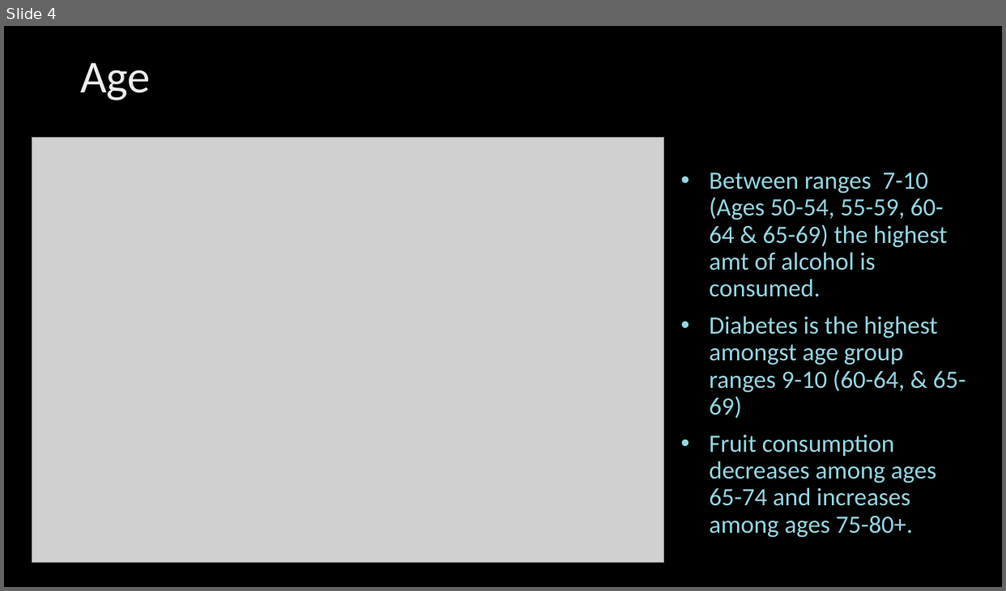
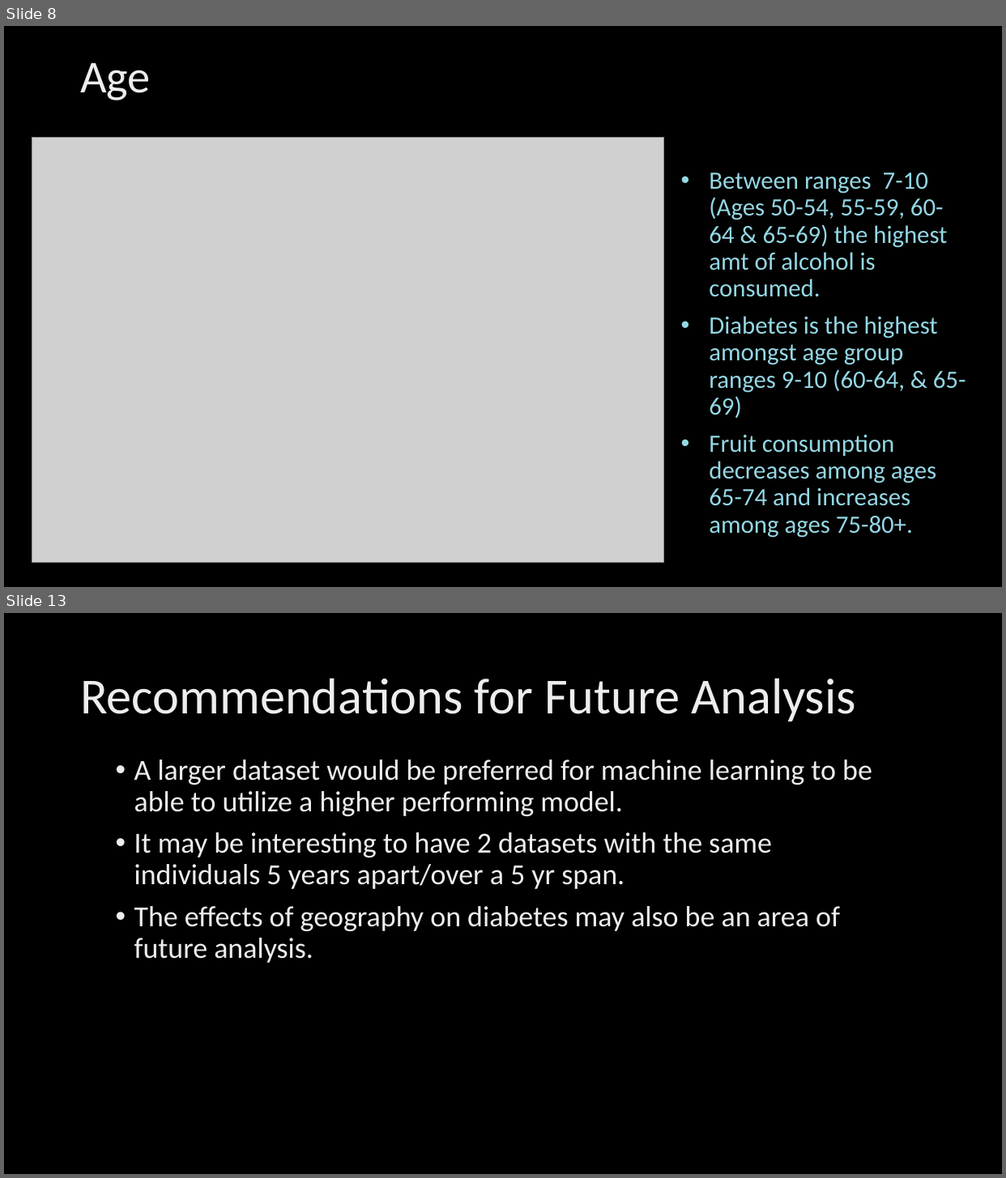
Before and after one commit to Rosedragon87/Capstone_Project_2021, a slide deck: Data_Science_Capstone_2021.pptx. Shown one above the other, each under a label of ours: slide 4 before the commit, slides 8 and 13 after it; the slides between them are not shown. The pictures are 1006x591 and 1006x1178 pixels, drawn with LibreOffice and Linux fonts; fonts in the diff are those of the drawing; grey boxes stand for pictures; background and template pictures are left out. Boxes give left, top, right and bottom in pixels: in the first picture for what was removed or moved away, otherwise in the second. Text is boxed around its words. In the diff, an @@ line names an element or a change of style, - is before the commit and + after.

```diff
--- a/Data_Science_Capstone_2021.pptx
+++ b/Data_Science_Capstone_2021.pptx
@@ slide 13 added at bbox=[4, 613, 1002, 1174], background picture (left out) @@
@@ title added at bbox=[80, 678, 856, 722], 48.6 pt, text gradient #BFBFBF to #EDEDED to #FFFFFF @@
+Recommendations for Future Analysis
@@ text added at bbox=[134, 760, 872, 963], 28 pt, text gradient #BFBFBF to #EDEDED to #FFFFFF @@
+• A larger dataset would be preferred for machine learning to be able to utilize a higher performing model.
+• It may be interesting to have 2 datasets with the same individuals 5 years apart/over a 5 yr span.
+• The effects of geography on diabetes may also be an area of future analysis.
@@ what was slide 4 is now slide 8 @@
```
Also in this commit, not shown: 5 slides changed, 8 other slides added, 12 slides removed.
